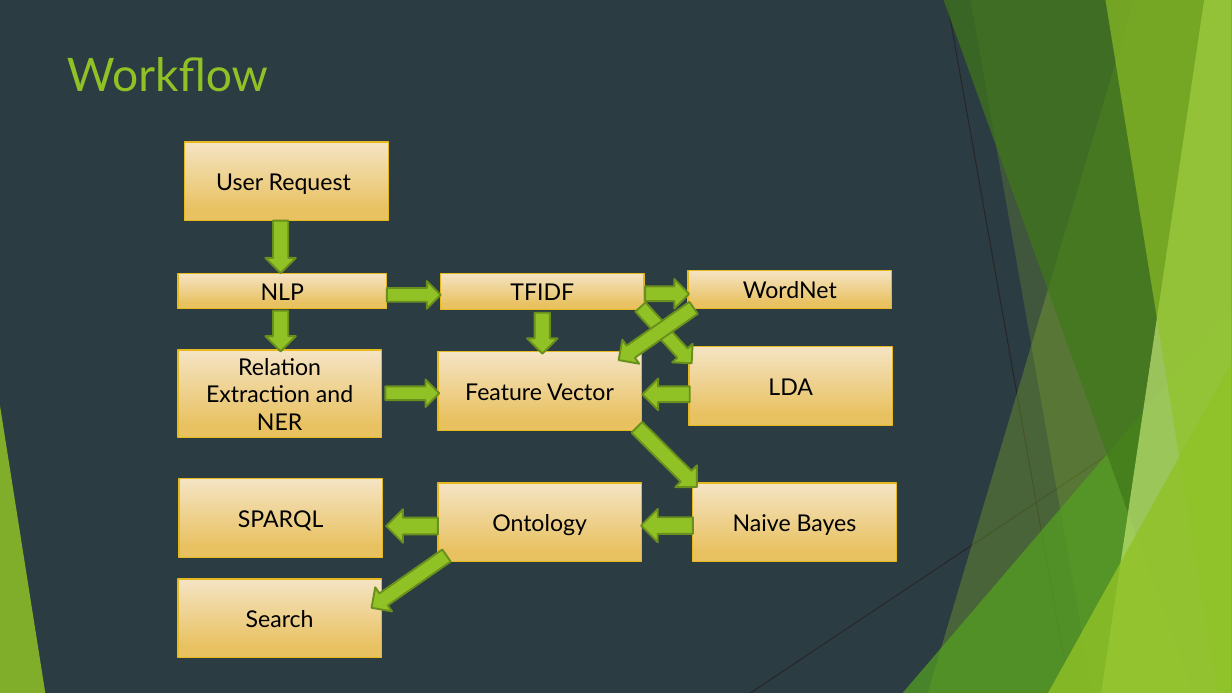
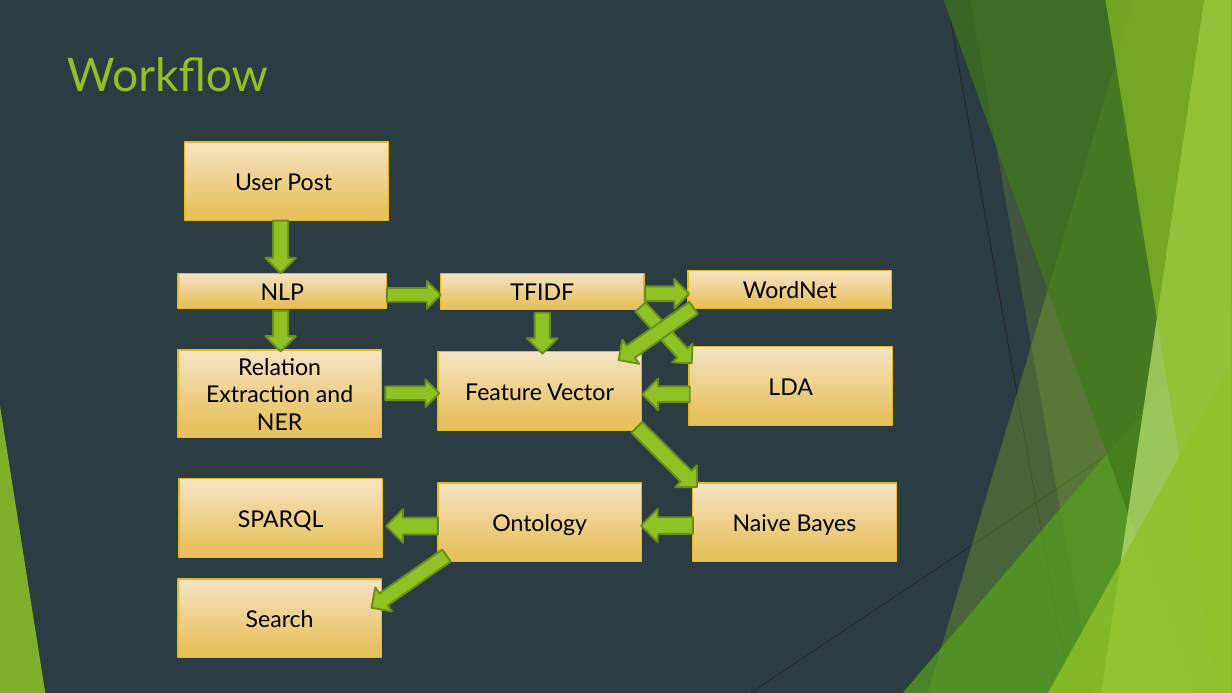
Before and after one commit to nandanamudi/KDM-Summer2016-BlogSearch, a slide deck: slide 4 of Project Presentation/Project PPT.pptx. Drawn at 1232x693 pixels with LibreOffice and Linux fonts; fonts in the diff are those of the drawing. Boxes give left, top, right and bottom in pixels: in the first picture for what was removed or moved away, otherwise in the second. Text is boxed around its words. In the diff, an @@ line names an element or a change of style, - is before the commit and + after.

```diff
--- a/Project Presentation/Project PPT.pptx
+++ b/Project Presentation/Project PPT.pptx
@@ text in rectangle at [235, 173, 332, 191]: text changed @@
-User Request
+User Post
```
Also in this commit, not shown: 1 other file.
